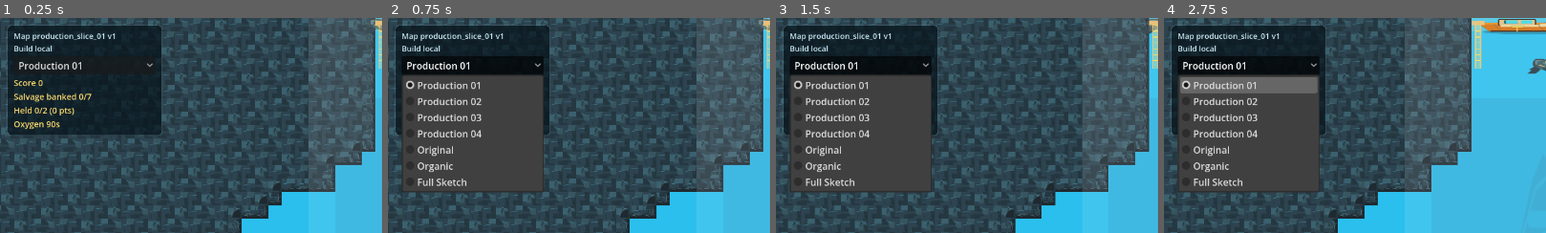
Above: before the commit, frames 1-4 (left to right).
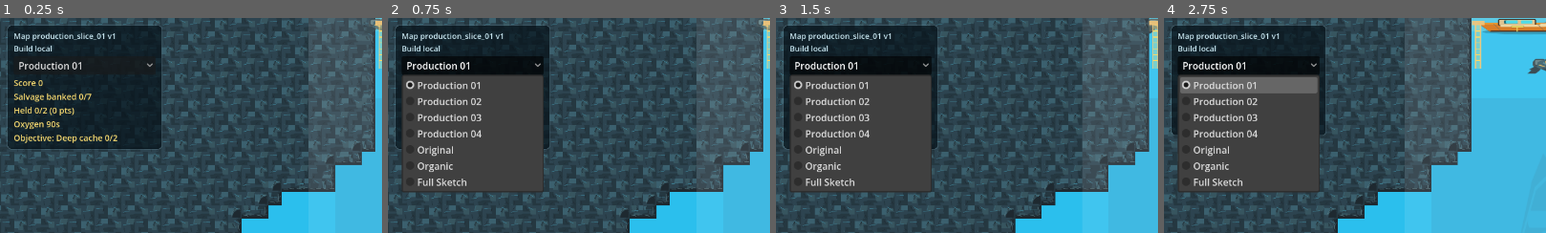
Above: after the commit, the same moments.

Repository: joeypshell/oceangame2
Game: Godot game, scene res://scenes/main/Main.tscn
Same seed, same stepped clock (60 frames per second), same inputs: the game is played once before the commit and once after it.
Inputs:
- Up to frame 1 (0.25 s): no input
- Up to frame 2 (0.75 s): click "Production 01" at 0.5 s
- Up to frame 3 (1.5 s): tap Enter at 1.25 s; hold Right (ui_right) from 1.28 s (still down); tap R at 1.35 s
- Up to frame 4 (2.75 s): release Right (ui_right) at 2.03 s; hold Down (ui_down) from 2.03 s (still down); tap R at 2.1 s
The pictures show only the part of the screen within x 0-50%, y 0-50%; the shares and areas given below are measured in that part.

The runs differ from the first frame. In frame 1, 2.6% of the frame differs, in the area x 2-43%, y 53-61%; in frame 2, 0.2%; in frame 3, 0.2%; in frame 4, nothing differs.

Commit message:
Implement Pass 14 objective start cue

Diff:
--- a/scripts/main/main.gd
+++ b/scripts/main/main.gd
@@ -1006,7 +1006,10 @@
 func _route_commitment_overlay_text() -> String:
 	if _route_commitment_feedback == null:
 		return ""
-	return _route_commitment_feedback.overlay_text(_held_salvage_ids, _banked_salvage_ids)
+	var show_start_cue := false
+	if _world != null and _player != null and not _run_complete and not _run_failed:
+		show_start_cue = _world.is_inside_extraction(_player.global_position)
+	return _route_commitment_feedback.overlay_text(_held_salvage_ids, _banked_salvage_ids, show_start_cue)
 
 
 func _route_commitment_result_text() -> String:
--- a/scripts/main/route_commitment_feedback.gd
+++ b/scripts/main/route_commitment_feedback.gd
@@ -24,7 +24,7 @@
 	return not _objective.is_empty() and not _required_target_ids.is_empty()
 
 
-func overlay_text(held_ids: Array, banked_ids: Array) -> String:
+func overlay_text(held_ids: Array, banked_ids: Array, show_start_cue := false) -> String:
 	if not has_objective():
 		return ""
 
@@ -34,6 +34,8 @@
 	if banked_count >= total_count:
 		return "Objective complete: %s" % _display_name()
 	if held_count + banked_count <= 0:
+		if show_start_cue:
+			return "Objective: %s 0/%d" % [_display_name(), total_count]
 		return ""
 	if held_count + banked_count >= total_count:
 		return "Objective: %s %d/%d - bank" % [_display_name(), total_count, total_count]
--- a/scripts/main/smoke/smoke_route_commitment_checks.gd
+++ b/scripts/main/smoke/smoke_route_commitment_checks.gd
@@ -11,6 +11,7 @@
 const EXPECTED_TWO_HELD := "Objective: Deep cache 2/2 - bank"
 const EXPECTED_ONE_BANKED := "Objective: Deep cache 1/2 banked"
 const EXPECTED_COMPLETE := "Objective complete: Deep cache"
+const EXPECTED_START_CUE := "Objective: Deep cache 0/2"
 const EXPECTED_RESULT_COMPLETE := "Objective: Deep cache complete"
 const EXPECTED_RESULT_INCOMPLETE := "Objective: Deep cache incomplete"
 
@@ -49,8 +50,8 @@
 	_player.set_physics_process(false)
 	_hazard_interactions_enabled = false
 	_update_status_label()
-	if _status_text().find("Objective:") != -1 or _status_text().find("Objective complete") != -1:
-		_fail("Pass 13 objective text appeared before route progress: %s." % _status_text())
+	if _status_text().find(EXPECTED_START_CUE) == -1:
+		_fail("Pass 13 start cue missing '%s': %s." % [EXPECTED_START_CUE, _status_text()])
 		return
 
 	_collect_and_bank_target(safe_target)
